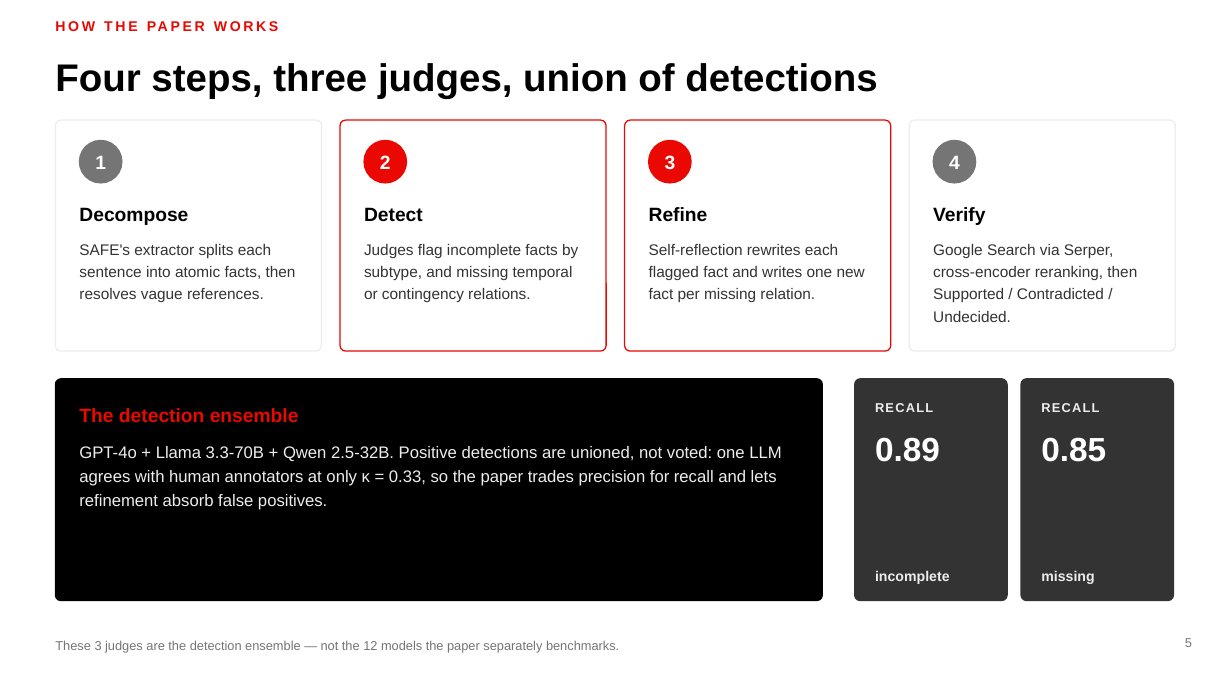
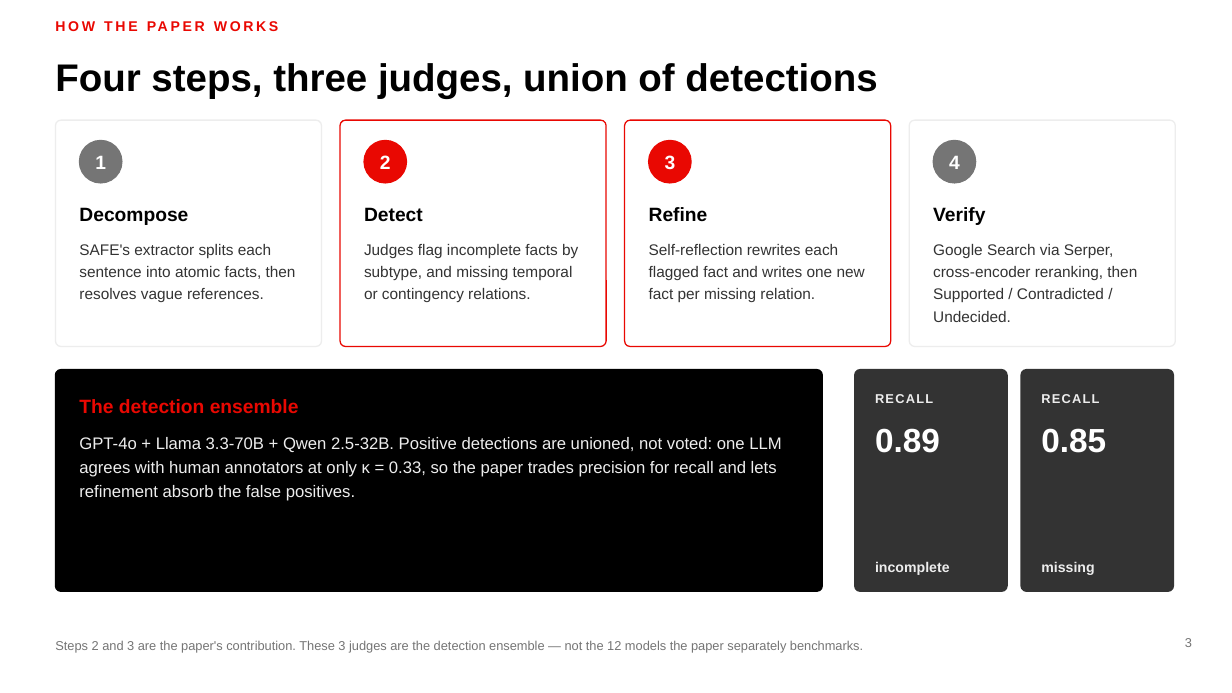
Before and after one commit to MadhavKrishna06/Verifact-Lite, a slide deck: slide 3 of presentation/VERIFACT-Lite-TTU.pptx (slide 5 before the commit). Drawn at 1232x693 pixels with LibreOffice and Linux fonts; fonts in the diff are those of the drawing. Boxes give left, top, right and bottom in pixels: in the first picture for what was removed or moved away, otherwise in the second. Text is boxed around its words. In the diff, an @@ line names an element or a change of style, - is before the commit and + after.

```diff
--- a/presentation/VERIFACT-Lite-TTU.pptx
+++ b/presentation/VERIFACT-Lite-TTU.pptx
@@ rounded rectangle: place and size @@
-rounded rectangle at [55, 120, 322, 351]
+rounded rectangle at [55, 120, 322, 347]
@@ rounded rectangle: place and size @@
-rounded rectangle at [340, 120, 606, 351]
+rounded rectangle at [340, 120, 606, 347]
@@ rounded rectangle: place and size @@
-rounded rectangle at [625, 120, 891, 351]
+rounded rectangle at [625, 120, 891, 347]
@@ rounded rectangle: place and size @@
-rounded rectangle at [909, 120, 1176, 351]
+rounded rectangle at [909, 120, 1176, 347]
@@ 7 texts, 3 rounded rectangles: place and size @@
-7 texts, 3 rounded rectangles at [55, 379, 1174, 601]
+7 texts, 3 rounded rectangles at [55, 370, 1174, 592]
@@ text at [79, 437, 781, 501]: text changed @@
-GPT-4o + Llama 3.3-70B + Qwen 2.5-32B. Positive detections are unioned, not voted: one LLM agrees with human annotators at only κ = 0.33, so the paper trades precision for recall and lets refinement absorb false positives.
+GPT-4o + Llama 3.3-70B + Qwen 2.5-32B. Positive detections are unioned, not voted: one LLM agrees with human annotators at only κ = 0.33, so the paper trades precision for recall and lets refinement absorb the false positives.
@@ text at [55, 640, 863, 653]: text changed @@
-These 3 judges are the detection ensemble — not the 12 models the paper separately benchmarks.
+Steps 2 and 3 are the paper's contribution. These 3 judges are the detection ensemble — not the 12 models the paper separately benchmarks.
@@ page number at [1185, 638, 1192, 647]: text changed @@
-5
+3
```
Also in this commit, not shown: 13 other slides changed, 2 slides added, 7 slides removed, 1 other file.
